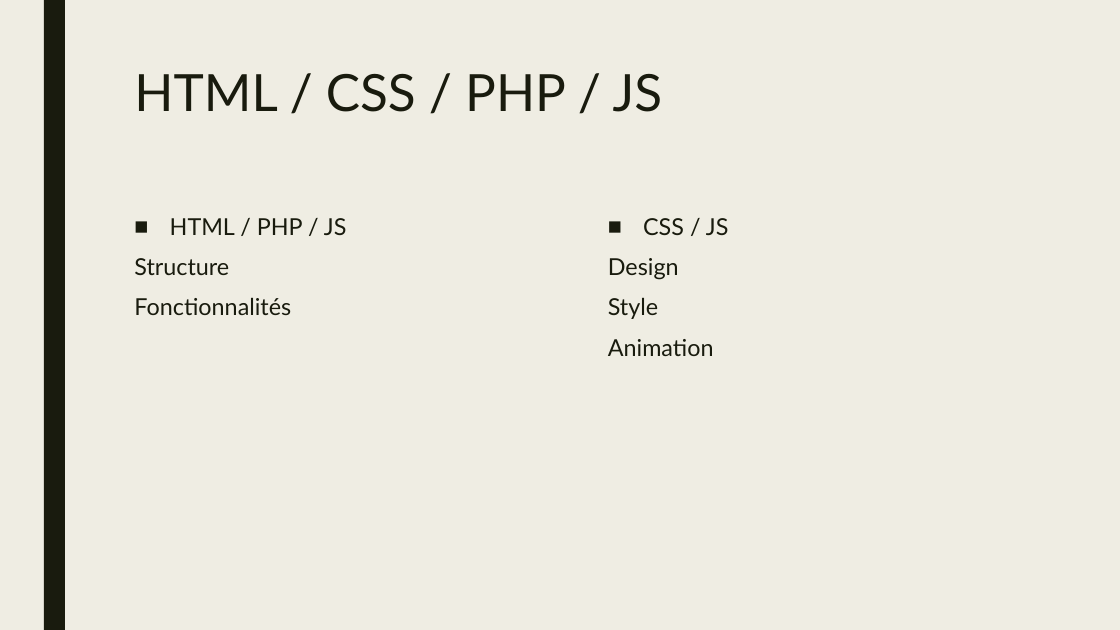
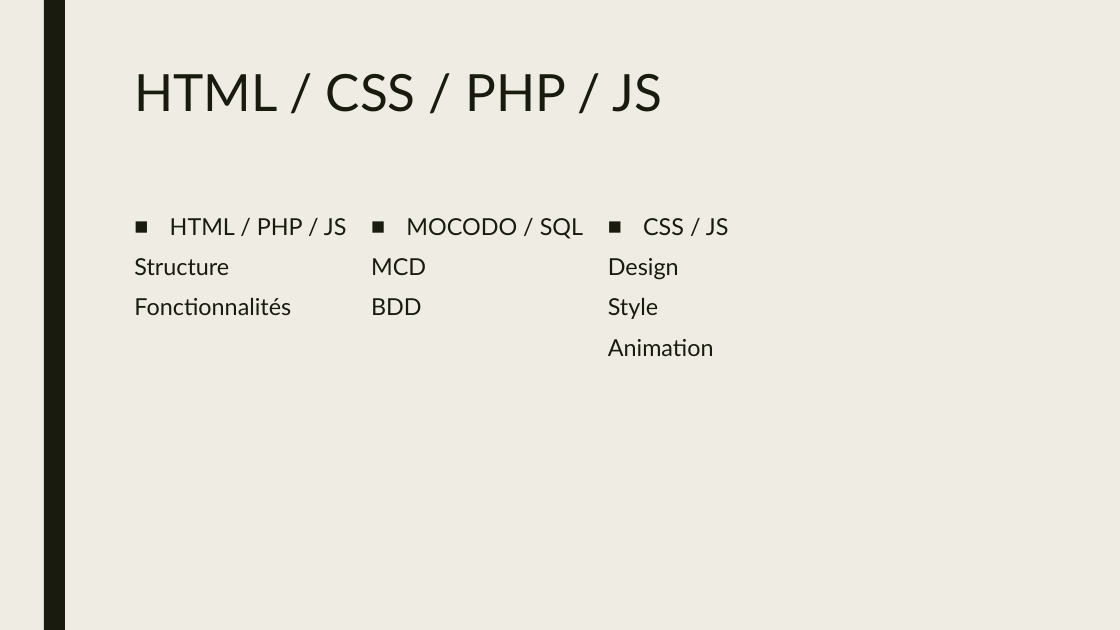
Before and after one commit to antoinesza/Parking3000, a slide deck: slide 3 of Parking3000.pptx. Drawn at 1120x630 pixels with LibreOffice and Linux fonts; fonts in the diff are those of the drawing. Boxes give left, top, right and bottom in pixels: in the first picture for what was removed or moved away, otherwise in the second. Text is boxed around its words. In the diff, an @@ line names an element or a change of style, - is before the commit and + after.

```diff
--- a/Parking3000.pptx
+++ b/Parking3000.pptx
@@ text added at (371, 218, 583, 315), 20 pt, text #191B0E @@
+■ MOCODO / SQL
+MCD
+BDD
```
